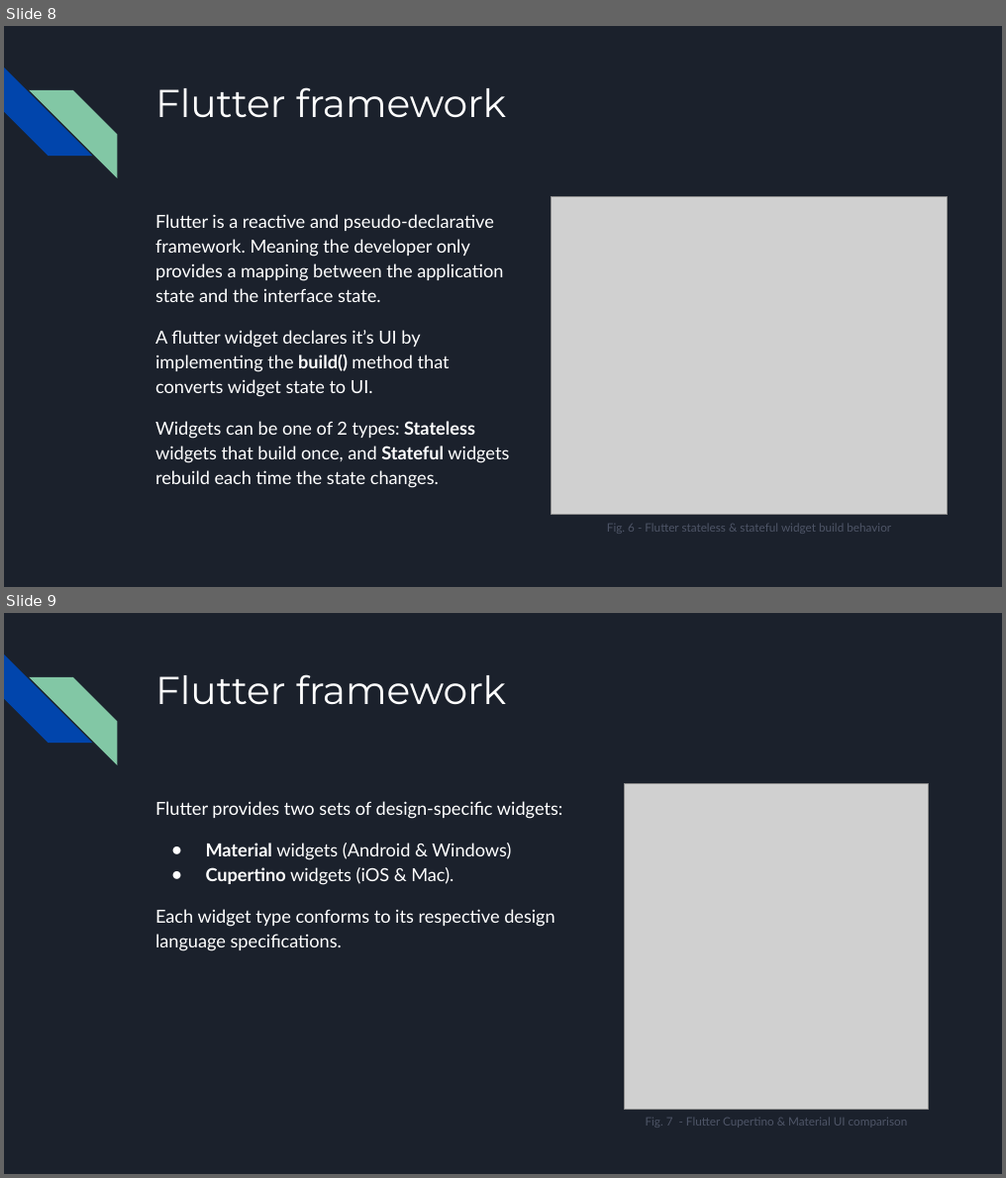
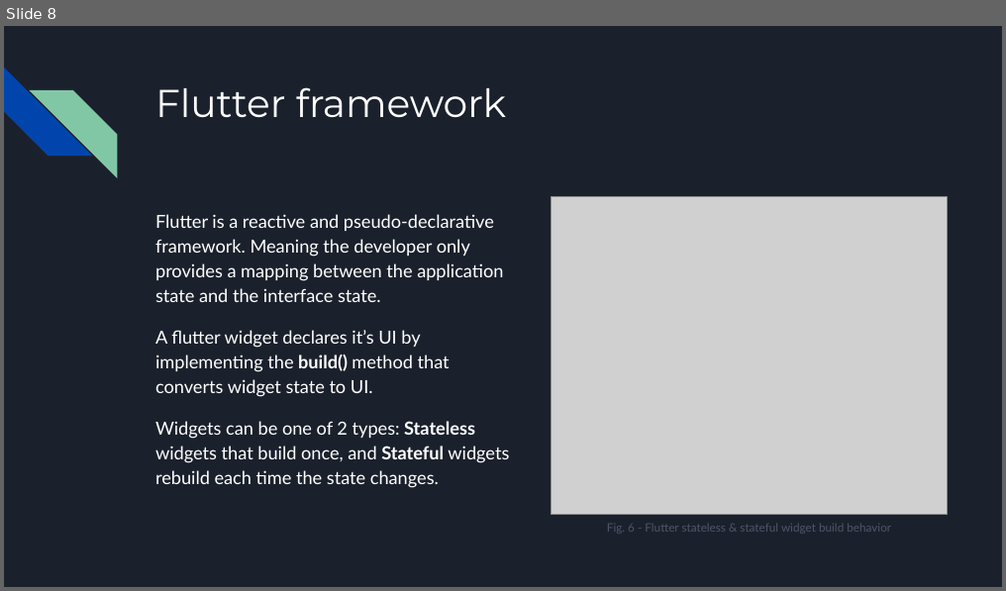
Before and after one commit to darius-calugar/flutter-presentation-project, a slide deck: docs/Flutter & Dart Presentation.pptx. Shown one above the other, each under a label of ours: slides 8 and 9 before the commit, slide 8 after it. The pictures are 1006x1178 and 1006x591 pixels, drawn with LibreOffice and Linux fonts; fonts in the diff are those of the drawing; grey boxes stand for pictures. Boxes give left, top, right and bottom in pixels: in the first picture for what was removed or moved away, otherwise in the second. Text is boxed around its words. In the diff, an @@ line names an element or a change of style, - is before the commit and + after.

```diff
--- a/docs/Flutter & Dart Presentation.pptx
+++ b/docs/Flutter & Dart Presentation.pptx
@@ slide 9 removed at [4, 613, 1002, 1174], background #1B212C; not listed: 2 template elements that a slide beside it also shows @@
@@ title removed at [155, 674, 506, 704] @@
-Flutter framework
@@ picture removed at [625, 783, 928, 1109] @@
@@ text removed at [155, 801, 563, 952] @@
-Flutter provides two sets of design-specific widgets:
-● Material widgets (Android & Windows)
-● Cupertino widgets (iOS & Mac).
-Each widget type conforms to its respective design language specifications.
@@ text removed at [646, 1118, 908, 1128] @@
-Fig. 7 - Flutter Cupertino & Material UI comparison
```
Also in this commit, not shown: 1 slide changed, 6 other files.
